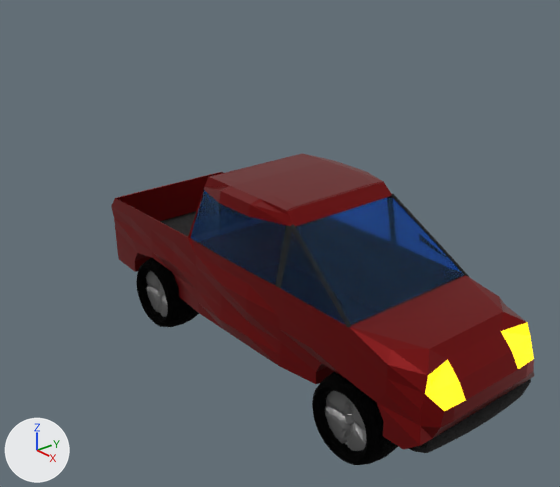
The Blender file Assets/pickup_truck.blend: old version first, new version second.
Rendered twice from a 50 mm camera at (1.802, -1.551, 1.061) aimed at (-0.006, -0.06, 0.037). Every picture has the same lights, and +X, +Y and +Z are marked at lower left.

Objects in the first picture: 'Cylinder', 'Cylinder.001', 'Truck Body', 'wheel', 'wheel.003'.
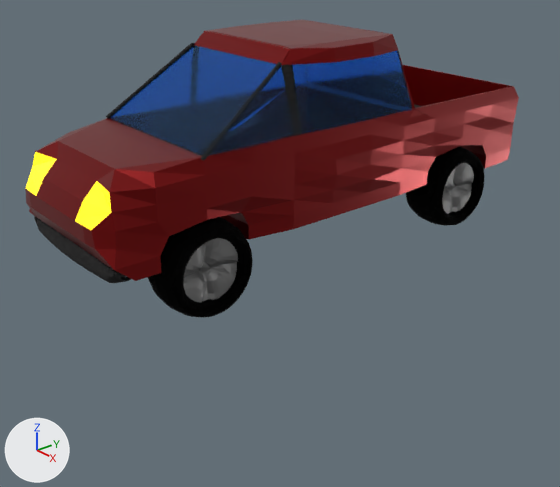
Commit message: Making car into truck!!!!!!!!

Where the newer file only moved an object's origin or applied its transform, the numbers keep the older frame.

The change, as a list of edits to the scene's bpy script:
```text
Change me_torus_001:
    where me_torus_001.from_pydata(...)  # 576 vertices, 576 faces; spans x 0.152..0.431, y -0.268..-0.109, z -0.653..-0.374
    used by ob_wheel_001; location = (0.0, 0.387, 0.0); rotation_euler = (0.0, 1.571, 0.0), in degrees (0, 90, 0)
    me_torus_001 part 1: the whole mesh is turned 90 degrees about the x axis through its middle, then moved by (-0.461, 0.315, 0.712)
Change me_torus_003:
    where me_torus_003.from_pydata(...)  # 576 vertices, 576 faces; spans x 0.152..0.431, y -0.268..-0.109, z -0.653..-0.374
    used by ob_wheel_003; location = (1.022, 0.0, 0.0); rotation_euler = (0.0, 1.571, 0.0), in degrees (0, 90, 0)
    me_torus_003 part 2: the whole mesh is turned 90 degrees about the x axis through its middle, then moved by (-0.461, -0.32, -0.697)
Change me_cylinder_002:
    where me_cylinder_002.from_pydata(...)  # 416 vertices, 386 faces; spans x -1.0..1.0, y -1.0..1.0, z -1.14..1.09
    used by ob_cylinder; location = (0.509, 0.0, -0.295); rotation_euler = (1.571, 0.0, 0.0), in degrees (90, 0, 0); scale = (-0.106, -0.106, 0.22)
    me_cylinder_002 part 3: the whole mesh is multiplied about its middle by the matrix ((0.0, 0.0, 2.079), (0.0, 1.0, 0.0), (-0.481, 0.0, 0.0)), then moved by (4.77, -4.36, 2.34)
Change me_cylinder_003:
    where me_cylinder_003.from_pydata(...)  # 416 vertices, 386 faces; spans x -1.0..1.0, y -1.0..1.0, z -1.14..1.09
    used by ob_cylinder_001; location = (-0.517, 0.0, -0.295); rotation_euler = (1.571, 0.0, 0.0), in degrees (90, 0, 0); scale = (-0.106, -0.106, 0.22)
    me_cylinder_003 part 4: the whole mesh is multiplied about its middle by the matrix ((0.0, 0.0, 2.079), (0.0, 1.0, 0.0), (-0.481, 0.0, 0.0)), then moved by (-4.95, -4.36, -2.33)
Change ob_truck_body:
    ob_truck_body.location: (0.0, 0.0, 0.0) -> (0.0, 0.0, 0.461)
    ob_truck_body.rotation_euler: (0.0, 0.0, 0.0) -> (0.0, 0.0, -1.571)  # degrees (0, 0, 0) -> degrees (0, 0, -90)
Change ob_wheel:
    ob_wheel.location: (0.0, 0.0, 0.0) -> (0.0, 0.0, 0.461)
    ob_wheel.rotation_euler: (0.0, 1.571, 0.0) -> (1.571, 1.571, 0.0)  # degrees (0, 90, 0) -> degrees (90, 90, 0)
```

Pixel boxes (x1, y1, x2, y2) of what changed, in the pictures (560 x 487 px):
'Truck Body', moved, turned
    before: (111, 153, 534, 453)
    after: (25, 20, 519, 283)
'Cylinder', reshaped
    before: (325, 391, 366, 451)
    after: (184, 238, 238, 303)
'wheel.003', mesh turned (not visible afterwards)
    before: (312, 372, 398, 465)
'wheel.001', mesh turned (not visible before)
    after: (406, 146, 484, 226)
'wheel', moved, turned (not visible afterwards)
    before: (136, 258, 199, 327)
'Cylinder.001', reshaped
    before: (146, 271, 168, 317)
    after: (442, 163, 474, 214)
'wheel.002', unchanged, uncovered by the edit
    after: (148, 217, 253, 317)
